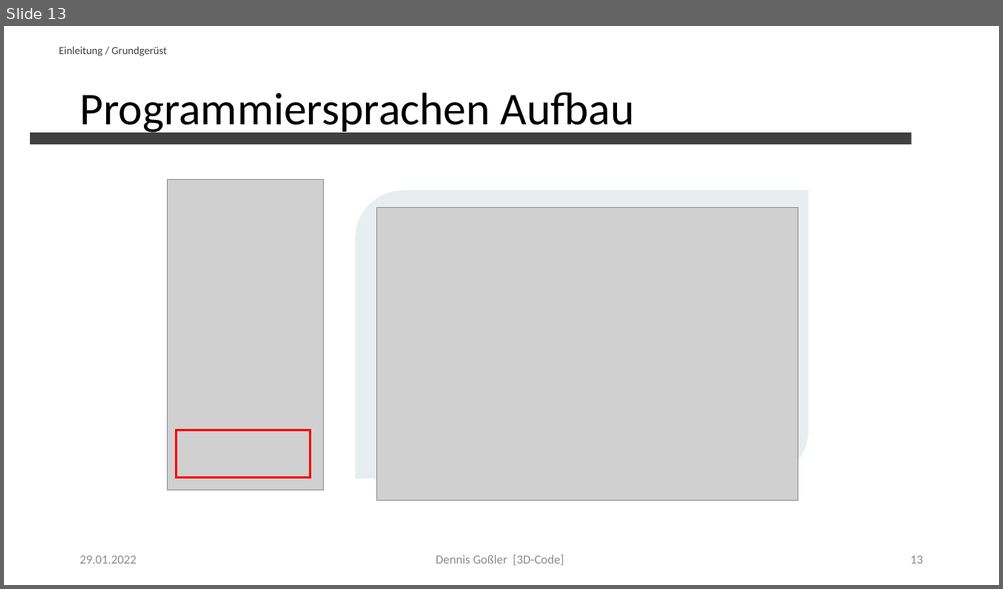
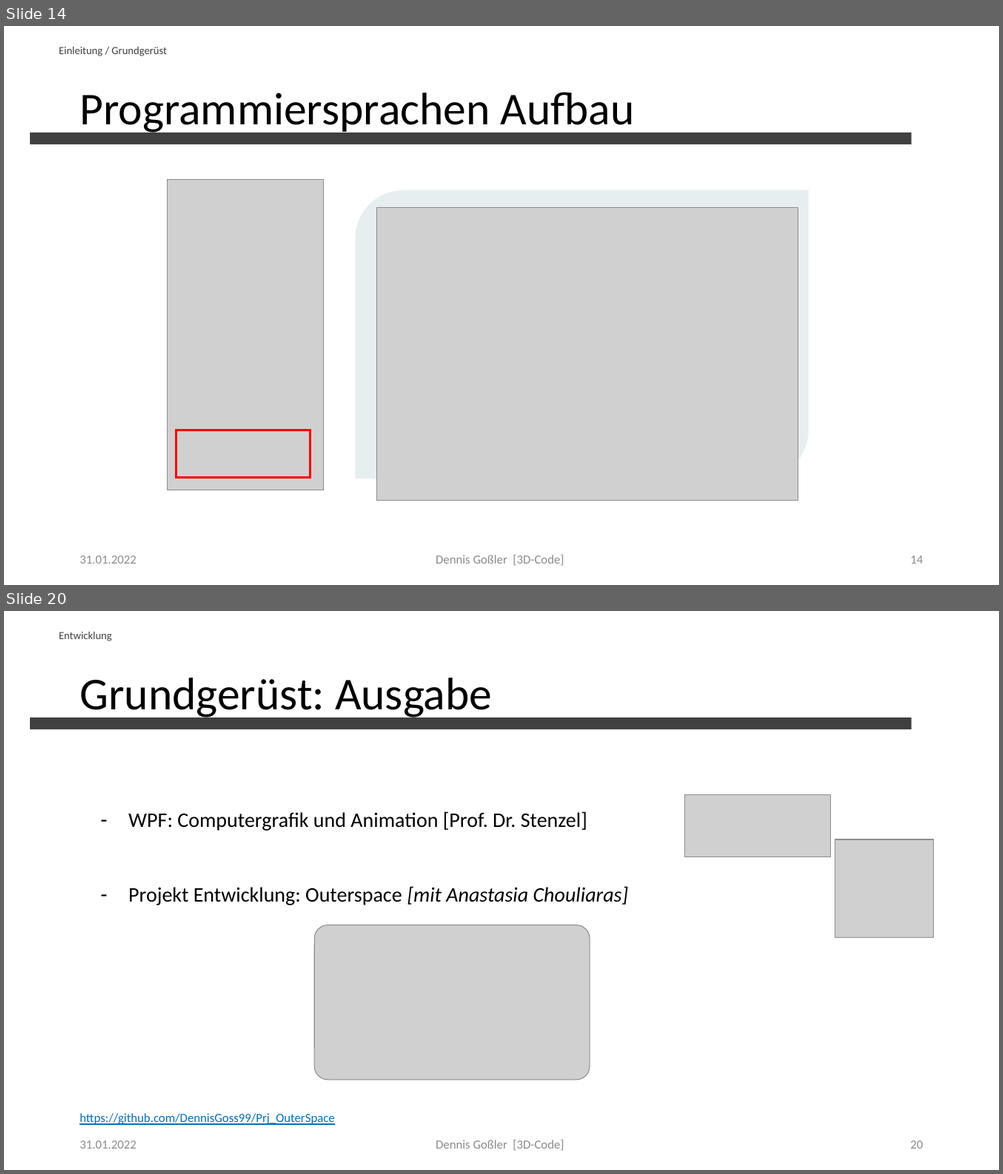
Before and after one commit to DennisGoss99/PraxProj_3DCode, a slide deck: Presentation/PraxisProj-3DCode.pptx. Shown one above the other, each under a label of ours: slide 13 before the commit, slides 14 and 20 after it; the slides between them are not shown. The pictures are 1003x589 and 1003x1174 pixels, drawn with LibreOffice and Linux fonts; fonts in the diff are those of the drawing; grey boxes stand for pictures. Boxes give left, top, right and bottom in pixels: in the first picture for what was removed or moved away, otherwise in the second. Text is boxed around its words. In the diff, an @@ line names an element or a change of style, - is before the commit and + after.

```diff
--- a/Presentation/PraxisProj-3DCode.pptx
+++ b/Presentation/PraxisProj-3DCode.pptx
@@ slide 20 added at [4,611,999,1170], background #FFFFFF @@
@@ text added at [59,632,112,641], 10.5 pt, text #404040 @@
+Entwicklung
@@ title added at [79,678,492,721], 44 pt, text #000000 @@
+Grundgerüst: Ausgabe
@@ rectangle added at [30,718,911,729], fill #404040 @@
@@ picture added at [685,795,830,857] @@
@@ text added at [128,812,629,906], 20 pt, text #000000 @@
+– WPF: Computergrafik und Animation [Prof. Dr. Stenzel]
+– Projekt Entwicklung: Outerspace [mit Anastasia Chouliaras]
@@ picture added at [835,840,933,938] @@
@@ picture added at [314,925,589,1079] @@
@@ text added at [79,1113,335,1125], 12 pt, text #0070C0, underline @@
+https://github.com/DennisGoss99/Prj_OuterSpace
@@ text added at [79,1141,136,1149], 12 pt, text #8C8C8C @@
+31.01.2022
@@ text added at [435,1140,563,1150], 12 pt, text #8C8C8C @@
+Dennis Goßler [3D-Code]
@@ page number added at [910,1141,922,1149], 12 pt, text #8C8C8C @@
+20
@@ what was slide 13 is now slide 14 @@
@@ slide 14 changed as well @@
@@ text at [79,556,136,564]: text changed @@
-29.01.2022
+31.01.2022
@@ page number at [910,556,922,564]: text changed @@
-13
+14
```
Also in this commit, not shown: 12 other slides changed, 8 other slides added, 2 slides removed.
